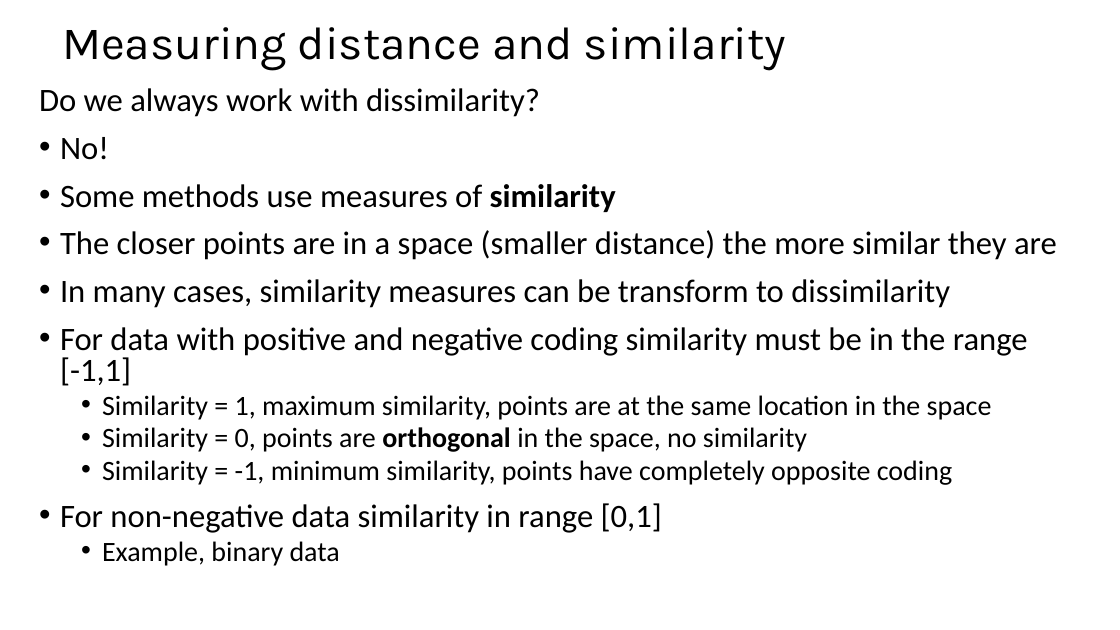
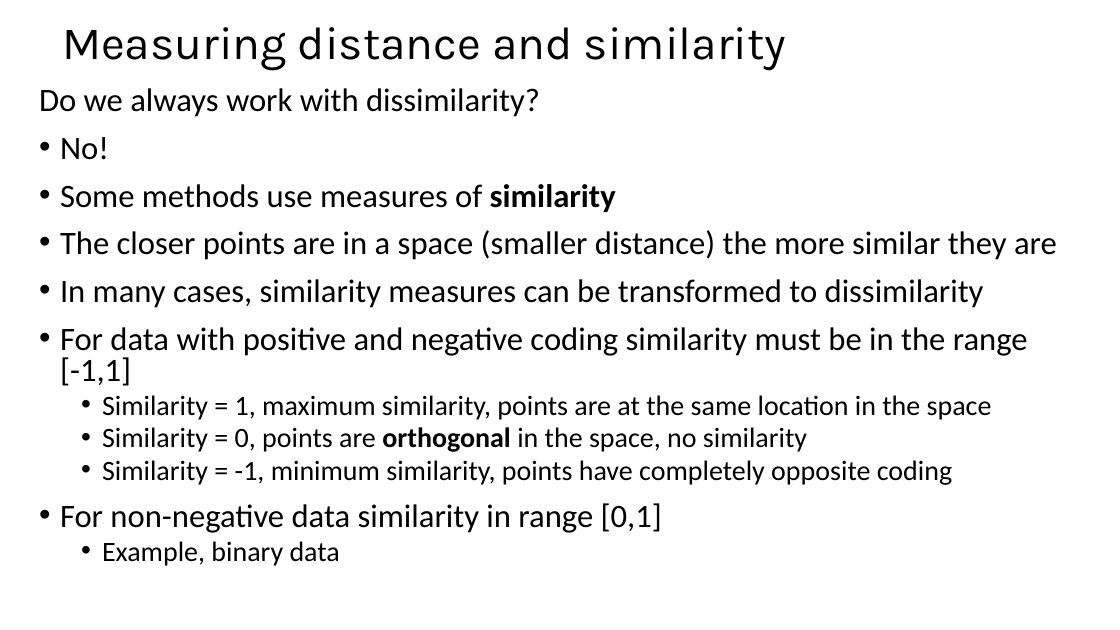
Before and after one commit to StephenElston/CSCI-E-108, a slide deck: slide 24 of slides/4_DistanceAndSimilarityMeasures_Part1.pptx (slide 23 before the commit). Drawn at 1120x630 pixels with LibreOffice and Linux fonts; fonts in the diff are those of the drawing. Boxes give left, top, right and bottom in pixels: in the first picture for what was removed or moved away, otherwise in the second. Text is boxed around its words. In the diff, an @@ line names an element or a change of style, - is before the commit and + after.

Commit message:
Typo correction in slides

```diff
--- a/slides/4_DistanceAndSimilarityMeasures_Part1.pptx
+++ b/slides/4_DistanceAndSimilarityMeasures_Part1.pptx
@@ text at (x1=60, y1=279, x2=984, y2=308): text changed @@
-• In many cases, similarity measures can be transform to dissimilarity
+• In many cases, similarity measures can be transformed to dissimilarity
```
Also in this commit, not shown: 1 other slide changed, 1 slide added.
